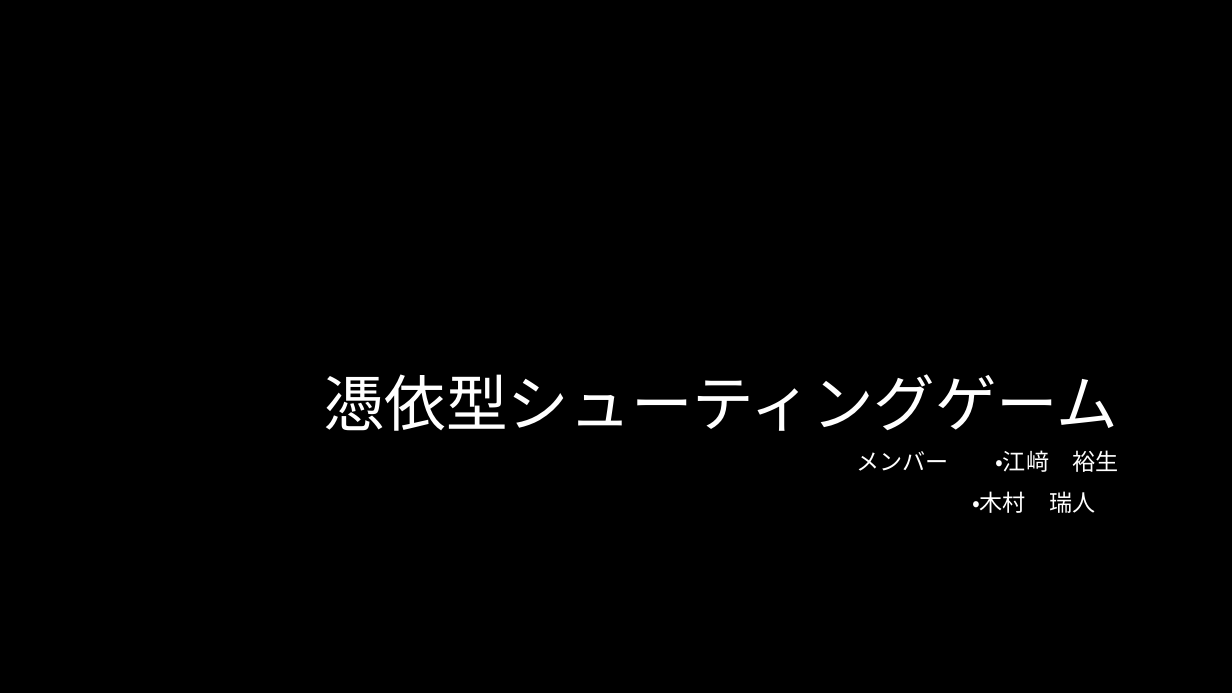
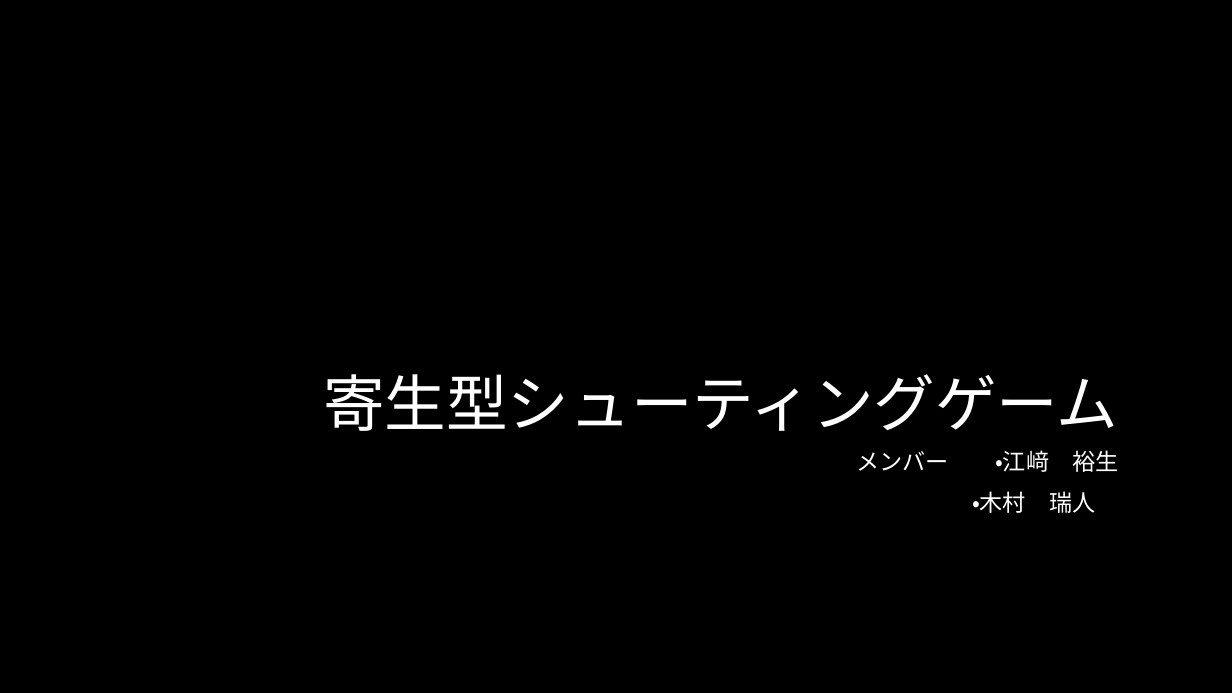
Before and after one commit to MusubiKamishiro/ParasitismShooting, a slide deck: slide 1 of Mint/企画担当部門/憑依型シューティングゲーム.pptx. Drawn at 1232x693 pixels with LibreOffice and Linux fonts; fonts in the diff are those of the drawing; background and template pictures are left out. Boxes give left, top, right and bottom in pixels: in the first picture for what was removed or moved away, otherwise in the second. Text is boxed around its words. In the diff, an @@ line names an element or a change of style, - is before the commit and + after.

```diff
--- a/Mint/企画担当部門/憑依型シューティングゲーム.pptx
+++ b/Mint/企画担当部門/憑依型シューティングゲーム.pptx
@@ title at bbox=[323, 374, 1118, 431]: text changed @@
-憑依型シューティングゲーム
+寄生型シューティングゲーム
```
Also in this commit, not shown: 8 other slides changed, 15 other files.
